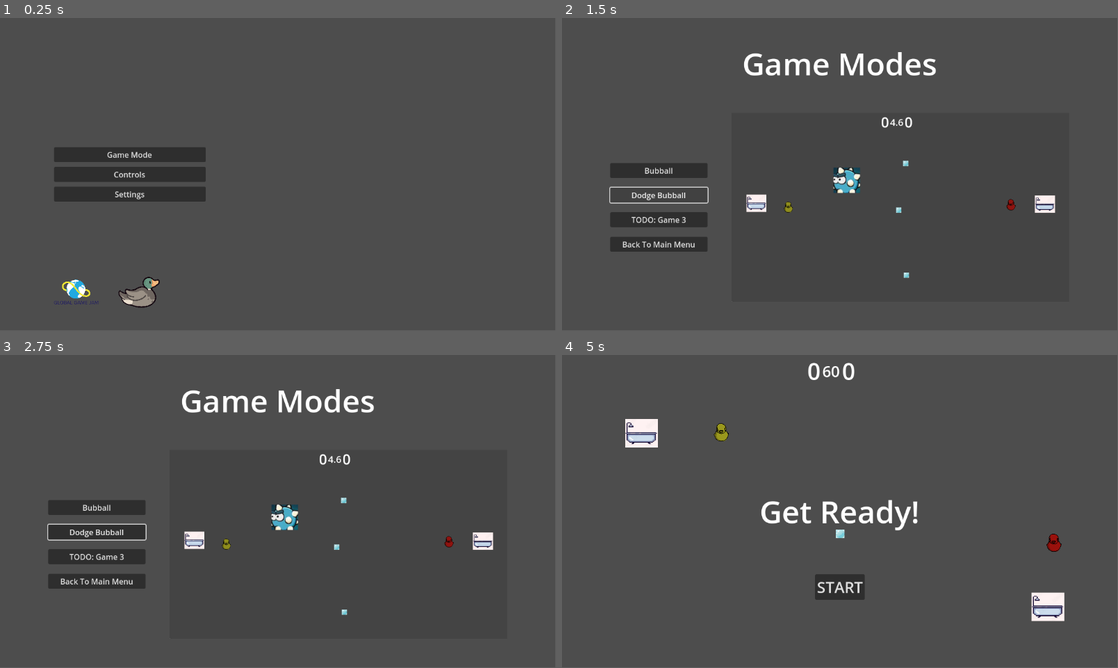
Above: before the commit, frames 1-4 (two rows, left to right).
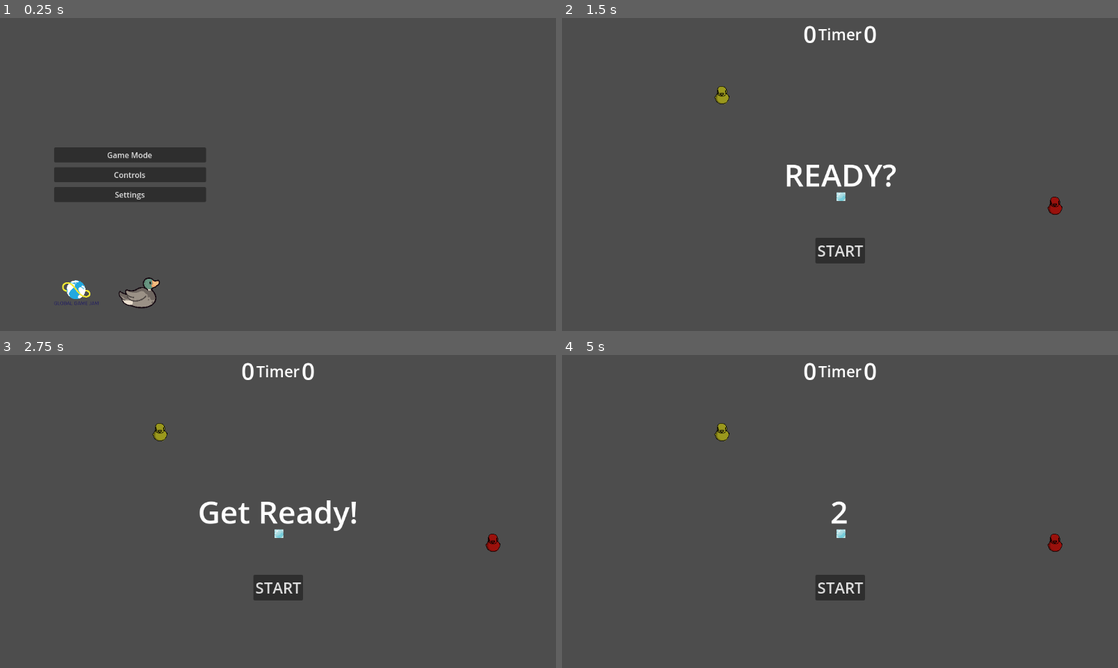
Above: after the commit, the same moments.

Repository: pmaitland/GGJ2025
Game: Godot game, scene res://scenes/MainScreen.tscn
Two runs of this game, one before a commit and one after it. Both use one fixed random seed, a clock stepped at 60 frames per second and the inputs below.
Inputs (mouse positions are in pixels of both pictures, inside the frame that each line leads up to):
- Up to frame 1 (0.25 s): no input
- Up to frame 2 (1.5 s): click "Game Mode" at 0.5 s; click "Dodge Bubball" at 1.25 s
- Up to frame 3 (2.75 s): click (278, 586) at 2 s, where only the run after the commit has a clickable "START"
- Up to frame 4 (5 s): click (840, 586) at 2.75 s, where only the run after the commit has a clickable "START"; click (656, 508) at 3.5 s, where only the run before the commit has a clickable "Bubball"; click "START" at 4.25 s
In our replay, the window is 799x449 before the commit and 800x450 after it. These sizes can differ from the game's own. Grey fills any space a smaller window leaves; there, only what the larger window draws over its background counts as a difference.

The runs differ from the first frame. In frame 1, 0.4% of the frame differs, in the area x 10-29%, y 42-93%; in frame 2, 5.8%; in frame 3, 6.7%, in the area x 8-90%, y 2-84%; in frame 4, 2.6%.

Commit message:
Dodge bubbal started, collision between duck and bubble implemented

Diff:
--- a/ggj25/project.godot
+++ b/ggj25/project.godot
@@ -19,17 +19,16 @@
 
 SceneManager="*res://scripts/SceneManager.gd"
 
+[display]
+
+window/stretch/mode="viewport"
+
 [input]
 
 p0_blow={
 "deadzone": 0.5,
 "events": [Object(InputEventKey,"resource_local_to_scene":false,"resource_name":"","device":-1,"window_id":0,"alt_press …(191 unchanged characters)…
 , Object(InputEventJoypadButton,"resource_local_to_scene":false,"resource_name":"","device":-1,"button_index":1,"pressure":0.0,"pressed":true,"script":null)
-]
-}
-p0_dash={
-"deadzone": 0.5,
-"events": [Object(InputEventKey,"resource_local_to_scene":false,"resource_name":"","device":-1,"window_id":0,"alt_pressed":false,"shift_pressed":false,"ctrl_pressed":false,"meta_pressed":false,"pressed":false,"keycode":0,"physical_keycode":4194325,"key_label":0,"unicode":0,"location":0,"echo":false,"script":null)
 ]
 }
 p0_move_left={
@@ -81,6 +80,11 @@
 "events": [Object(InputEventKey,"resource_local_to_scene":false,"resource_name":"","device":-1,"window_id":0,"alt_press …(195 unchanged characters)…
 ]
 }
+p0_dash={
+"deadzone": 0.5,
+"events": [Object(InputEventKey,"resource_local_to_scene":false,"resource_name":"","device":-1,"window_id":0,"alt_pressed":false,"shift_pressed":false,"ctrl_pressed":false,"meta_pressed":false,"pressed":false,"keycode":0,"physical_keycode":4194325,"key_label":0,"unicode":0,"location":0,"echo":false,"script":null)
+]
+}
 p1_dash={
 "deadzone": 0.5,
 "events": [Object(InputEventKey,"resource_local_to_scene":false,"resource_name":"","device":-1,"window_id":0,"alt_press …(191 unchanged characters)…
--- /dev/null
+++ b/ggj25/scenes/dodge_bubbal.tscn
@@ -0,0 +1,74 @@
+[gd_scene load_steps=6 format=3 uid="uid://ci6kt24w05cm2"]
+
+[ext_resource type="PackedScene" uid="uid://bnfisykkl2cb6" path="res://scenes/duck.tscn" id="2_buhc6"]
+[ext_resource type="PackedScene" uid="uid://c1jn5x64l5q8v" path="res://scenes/bubble.tscn" id="3_xn0wj"]
+[ext_resource type="PackedScene" uid="uid://c6wg2fhghhum0" path="res://scenes/HUD.tscn" id="5_liwri"]
+[ext_resource type="AudioStream" uid="uid://ob8hhxoeng52" path="res://sounds/bathtime.wav" id="6_y3cxj"]
+
+[sub_resource type="WorldBoundaryShape2D" id="WorldBoundaryShape2D_ilvfr"]
+distance = 30.25
+
+[node name="DodgeBubbal" type="Node2D"]
+position = Vector2(102, 58)
+
+[node name="duck1" parent="." instance=ExtResource("2_buhc6")]
+position = Vector2(230, 100)
+
+[node name="Bubble" parent="." instance=ExtResource("3_xn0wj")]
+position = Vector2(476, 312)
+
+[node name="Hud" parent="." instance=ExtResource("5_liwri")]
+
+[node name="duck2" parent="." instance=ExtResource("2_buhc6")]
+position = Vector2(920, 329)
+player_id = 1
+
+[node name="WorldBorder2" type="StaticBody2D" parent="."]
+position = Vector2(507, 620)
+scale = Vector2(-1, -1)
+collision_layer = 7
+
+[node name="CollisionShape2D" type="CollisionShape2D" parent="WorldBorder2"]
+rotation = -3.14159
+shape = SubResource("WorldBoundaryShape2D_ilvfr")
+
+[node name="WorldBorder" type="StaticBody2D" parent="."]
+position = Vector2(608, -88)
+collision_layer = 7
+
+[node name="CollisionShape2D" type="CollisionShape2D" parent="WorldBorder"]
+rotation = -3.14159
+shape = SubResource("WorldBoundaryShape2D_ilvfr")
+
+[node name="WorldBorder4" type="StaticBody2D" parent="."]
+position = Vector2(1083, 221)
+rotation = 1.5708
+collision_layer = 7
+
+[node name="CollisionShape2D" type="CollisionShape2D" parent="WorldBorder4"]
+rotation = -3.14159
+shape = SubResource("WorldBoundaryShape2D_ilvfr")
+
+[node name="WorldBorder3" type="StaticBody2D" parent="."]
+position = Vector2(-133, 250)
+rotation = 1.5708
+scale = Vector2(-1, -1)
+collision_layer = 7
+
+[node name="CollisionShape2D" type="CollisionShape2D" parent="WorldBorder3"]
+rotation = -3.14159
+shape = SubResource("WorldBoundaryShape2D_ilvfr")
+
+[node name="AudioStreamPlayer" type="AudioStreamPlayer" parent="."]
+stream = ExtResource("6_y3cxj")
+volume_db = -10.0
+
+[node name="CharacterBody2D" parent="." instance=ExtResource("2_buhc6")]
+position = Vector2(76, 250)
+player_id = 2
+
+[node name="CharacterBody2D2" parent="." instance=ExtResource("2_buhc6")]
+position = Vector2(772, 482)
+player_id = 3
+
+[node name="GameTimer" type="Timer" parent="."]
--- a/ggj25/scenes/duck.tscn
+++ b/ggj25/scenes/duck.tscn
@@ -44,5 +44,12 @@
 [node name="AudioStreamPlayer" type="AudioStreamPlayer" parent="."]
 stream = ExtResource("10_qaxuo")
 
+[node name="Area2D" type="Area2D" parent="."]
+collision_mask = 3
+
+[node name="AreaCollisionShape2D" type="CollisionShape2D" parent="Area2D"]
+shape = SubResource("CircleShape2D_yihvp")
+
 [connection signal="timeout" from="DashTimer" to="." method="_on_dash_timer_timeout"]
 [connection signal="timeout" from="DashCooldown" to="." method="_on_dash_cooldown_timeout"]
+[connection signal="body_entered" from="Area2D" to="." method="_on_area_2d_body_entered"]
--- a/ggj25/scripts/duck.gd
+++ b/ggj25/scripts/duck.gd
@@ -29,6 +29,8 @@
 var dash_controller_pressed = false
 
 var current_direction = Direction.DOWN
+
+var collides_with_bubble = false
 
 const COLOURS = [
 	Color8(255, 252, 49), # Yellow
@@ -154,3 +156,7 @@
 
 func _on_dash_cooldown_timeout() -> void:
 	dash_available = true
+
+
+func _on_area_2d_body_entered(body: Node2D) -> void:
+	if body is Bubble: print("Collision with bubble detected")
--- a/ggj25/scripts/game_mode_selection.gd
+++ b/ggj25/scripts/game_mode_selection.gd
@@ -19,7 +19,7 @@
 
 
 func _on_game_2_pressed() -> void:
-	pass # Replace with function body.
+	get_tree().change_scene_to_file("res://scenes/dodge_bubbal.tscn")
 
 
 func _on_game_3_pressed() -> void:
